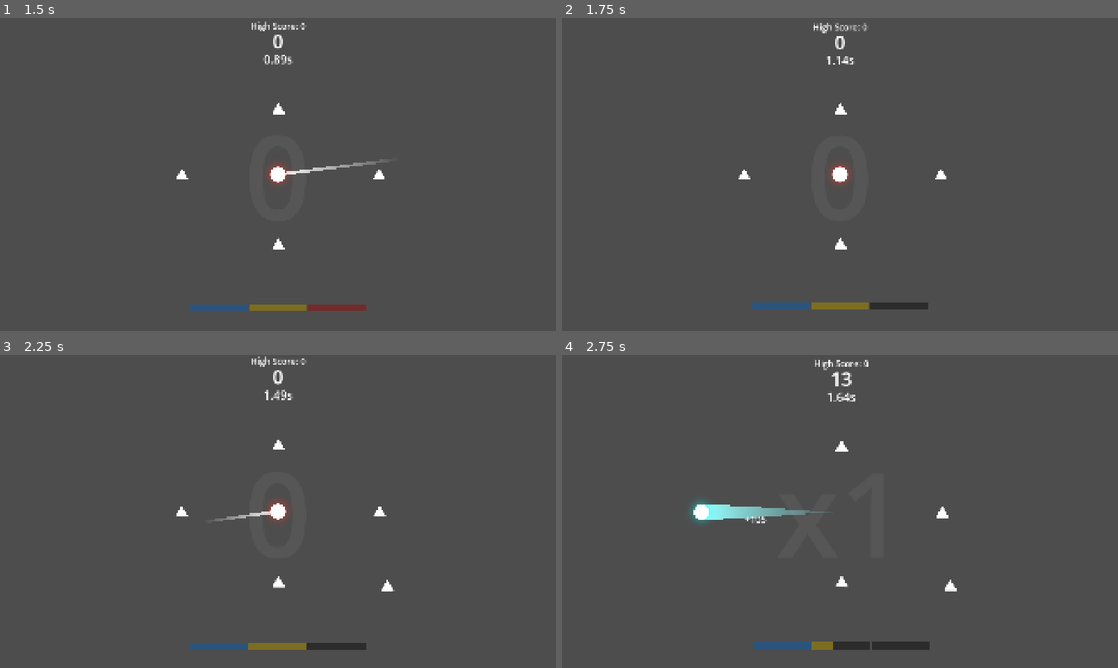
Above: before the commit, frames 1-4 (two rows, left to right).
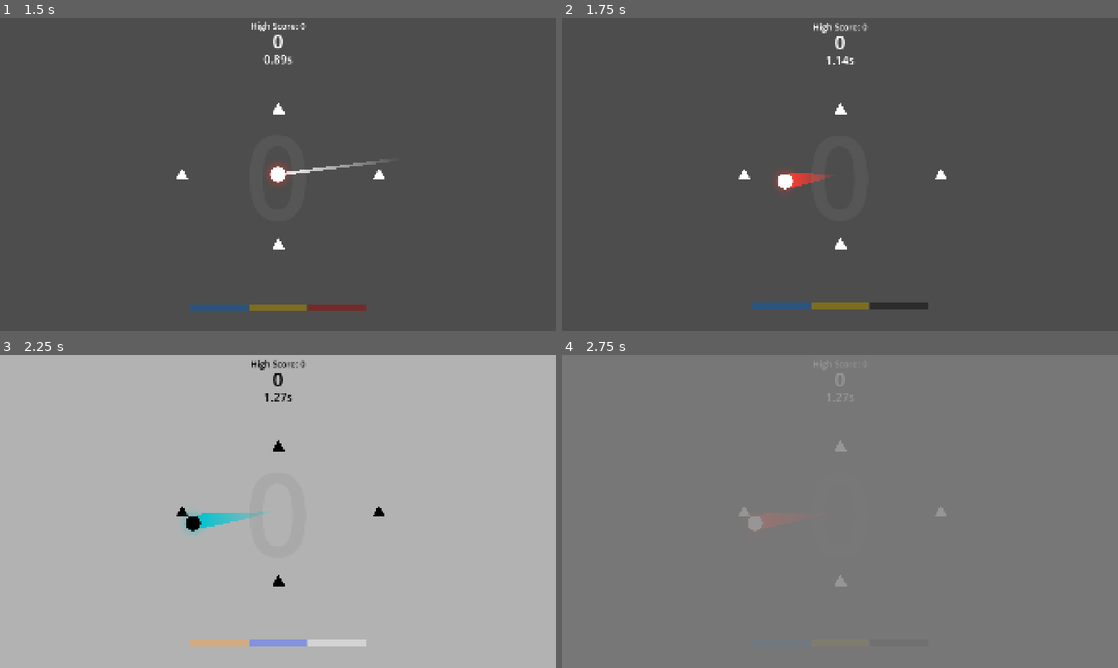
Above: after the commit, the same moments.

Repository: Yumei1010/Ball
Game: Godot game, scene res://scene/main_menu.tscn
Two runs of this game, one before a commit and one after it. Both use one fixed random seed, a clock stepped at 60 frames per second and the inputs below.
Inputs (mouse positions are in pixels of both pictures, inside the frame that each line leads up to):
- Up to frame 1 (1.5 s): click "Play" at 0.5 s; move the mouse to (400, 158) at 1.27 s; hold Right (ui_right) from 1.28 s (still down); click (400, 158) at 1.42 s
- Up to frame 2 (1.75 s): keep holding Right (ui_right)
- Up to frame 3 (2.25 s): release Right (ui_right) at 2 s; drag from (166, 527) to (278, 511) at 2.02 s
- Up to frame 4 (2.75 s): no input

Frame 1 is identical in both runs. In frame 2, 0.6% of the frame differs, in the area x 38-52%, y 46-56%; in frame 3, 100%, in the area x 0-100%, y 0-100%; in frame 4, 100%.

Commit message:
fix: 取消静止检测，改为最低发射速度800+零方向保护
- 移除 velocity<100 的静止检测（允许飞行中随时拖拽重瞄准）
- 发射速度下限 MIN_LAUNCH_SPEED=800，防止短拖拽导致球几乎不动
- 方向为零时回退 Vector2.UP，防止球在鼠标正好在球心时无方向

Co-Authored-By: Claude Opus 4.7 <noreply@anthropic.com>

Diff:
--- a/game/ui/data_stats.tscn
+++ b/game/ui/data_stats.tscn
@@ -1,6 +1,6 @@
 [gd_scene format=3 uid="uid://b627xa5wo81b6"]
 
-[ext_resource type="Script" uid="uid://dvonqy2jkosb7" path="res://game/ui/data_stats.gd" id="1_6smng"]
+[ext_resource type="Script" uid="uid://cd8qm1ahjf1kh" path="res://script/ui/data_stats.gd" id="1_4glnd"]
 
 [node name="DataStats" type="Control" unique_id=1909715407]
 layout_mode = 3
@@ -9,15 +9,17 @@
 anchor_bottom = 1.0
 grow_horizontal = 2
 grow_vertical = 2
-script = ExtResource("1_6smng")
+script = ExtResource("1_4glnd")
+metadata/_edit_lock_ = true
 
 [node name="ColorRect" type="ColorRect" parent="." unique_id=426082297]
-layout_mode = 0
-offset_left = -17.0
-offset_top = -24.0
-offset_right = 1941.0
-offset_bottom = 1098.0
-color = Color(0.07015244, 0.07015244, 0.070152424, 1)
+layout_mode = 1
+anchors_preset = 15
+anchor_right = 1.0
+anchor_bottom = 1.0
+grow_horizontal = 2
+grow_vertical = 2
+color = Color(0.096204735, 0.09620475, 0.096204735, 1)
 
 [node name="HighScoreLabel" type="Label" parent="." unique_id=1201125161]
 unique_name_in_owner = true
--- a/game/ui/game_ui.tscn
+++ b/game/ui/game_ui.tscn
@@ -1,6 +1,6 @@
 [gd_scene format=3 uid="uid://dxb2ihg5s7iiy"]
 
-[ext_resource type="Script" uid="uid://djg3frqlupki3" path="res://script/UI/game_ui.gd" id="1_wevqw"]
+[ext_resource type="Script" uid="uid://cnuptcli3ncrc" path="res://script/ui/game_ui.gd" id="1_wevqw"]
 [ext_resource type="PackedScene" uid="uid://b2w2xgarrueib" path="res://game/ui/energy_bar1.tscn" id="2_igryo"]
 [ext_resource type="PackedScene" uid="uid://b1ocj2ah3u560" path="res://game/ui/energy_bar2.tscn" id="3_x2aio"]
 [ext_resource type="PackedScene" uid="uid://bmhu42hm1acrr" path="res://game/ui/energy_bar3.tscn" id="4_hedtu"]
--- a/game/ui/settings_menu.tscn
+++ b/game/ui/settings_menu.tscn
@@ -1,6 +1,6 @@
 [gd_scene format=3 uid="uid://db3cb5ikpel7g"]
 
-[ext_resource type="Script" uid="uid://bu432narg3d3q" path="res://script/UI/settings_menu.gd" id="1_h1nl5"]
+[ext_resource type="Script" uid="uid://bu432narg3d3q" path="res://script/ui/settings_menu.gd" id="1_h1nl5"]
 
 [node name="SettingsMenu" type="Control" unique_id=828530356]
 process_mode = 3
@@ -12,17 +12,14 @@
 grow_vertical = 2
 script = ExtResource("1_h1nl5")
 
-[node name="BackgroundAnimation" type="AnimatedSprite2D" parent="." unique_id=410848280]
-z_index = -1
-position = Vector2(960, 540)
-
 [node name="ColorRect" type="ColorRect" parent="." unique_id=1855729843]
 show_behind_parent = true
 layout_mode = 1
-offset_left = -1.0
-offset_top = -9.0
-offset_right = 1924.0
-offset_bottom = 1085.0
+anchors_preset = 15
+anchor_right = 1.0
+anchor_bottom = 1.0
+grow_horizontal = 2
+grow_vertical = 2
 color = Color(0.060079634, 0.06415287, 0.12077343, 0.68235296)
 
 [node name="BackButton" type="Button" parent="ColorRect" unique_id=1008223312 groups=["buttons"]]
--- a/script/actors/player/player_ball.gd
+++ b/script/actors/player/player_ball.gd
@@ -15,6 +15,7 @@
 const MAX_ENERGY := 300.0
 const LAUNCH_ENERGY_COST := 100.0
 const CAMERA_SHAKE_STRENGTH := 6.0
+const MIN_LAUNCH_SPEED := 800.0
 
 @export_group("Launch Power", "launch_")
 @export var launch_multiplier: float = 10.0
@@ -77,7 +78,7 @@
 
 	if event is InputEventMouseButton and event.button_index == MOUSE_BUTTON_LEFT:
 		if event.is_pressed():
-			if not is_aiming and linear_velocity.length_squared() < 100.0:
+			if not is_aiming:
 				is_aiming = true
 				Engine.time_scale = slow_mo_scale
 				drag_start_position_screen = event.position
@@ -109,8 +110,10 @@
 
 			var screen_drag_vector: Vector2 = event.position - drag_start_position_screen
 			var launch_magnitude: float = screen_drag_vector.length() * launch_multiplier
+			launch_magnitude = maxf(launch_magnitude, MIN_LAUNCH_SPEED)
 			var mouse_world_pos: Vector2 = get_global_mouse_position()
 			var world_direction: Vector2 = (mouse_world_pos - global_position).normalized()
+			if world_direction == Vector2.ZERO: world_direction = Vector2.UP
 			linear_velocity = -world_direction * launch_magnitude
 
 			var is_fast_enough: bool = linear_velocity.length_squared() > kill_threshold * kill_threshold
--- a/script/main_scene.gd
+++ b/script/main_scene.gd
@@ -3,7 +3,6 @@
 const BATTLE_BGM := preload("res://assets/audio/Music/Neon Ghosts.mp3")
 
 var _death_pause := false
-
 
 func _ready() -> void:
 	var player: RigidBody2D = $PlayerBall
@@ -21,19 +20,15 @@
 	player.wall_bounced.connect(bounce_mgr.on_player_wall_bounced)
 	player.enemy_killed.connect(bounce_mgr.on_player_killed_enemy)
 	player.combo_lost.connect(bounce_mgr.on_player_combo_lost)
-
 	MusicManager.crossfade_to(BATTLE_BGM, 1.5)
-
 
 func _input(_event: InputEvent) -> void:
 	if _death_pause: return
 	if Input.is_action_just_pressed("ui_cancel"):
 		get_tree().paused = not get_tree().paused
 
-
 func _process(_delta: float) -> void:
 	$PauseMenu.visible = get_tree().paused and not _death_pause
 
-
 func _on_player_died() -> void:
 	_death_pause = true
--- a/script/texting/test_velocity.gd
+++ /dev/null
@@ -1,13 +0,0 @@
-# test_velocity.gd
-extends RigidBody2D
-
-func _input(event: InputEvent) -> void:
-	# 如果按下 R 键
-	if Input.is_action_just_pressed("ui_right"): # "ui_right" 默认绑定了 D 键和右箭头
-		print("指令：高速向右！")
-		linear_velocity = Vector2(1500, 0)
-
-	# 如果按下 L 键
-	if Input.is_action_just_pressed("ui_left"): # "ui_left" 默认绑定了 A 键和左箭头
-		print("指令：慢速向左！")
-		linear_velocity = Vector2(-300, 0)
--- a/script/ui/energy_bar.gd
+++ b/script/ui/energy_bar.gd
@@ -8,20 +8,18 @@
 func _ready() -> void:
 	match name:
 		"EnergyBar":
-			_fill_color = Color(0.2, 0.6, 1.0)  # Blue
+			_fill_color = Color(0.2, 0.6, 1.0)
 		"EnergyBar2":
-			_fill_color = Color(1.0, 0.85, 0.1)  # Gold
+			_fill_color = Color(1.0, 0.85, 0.1)
 		_:
-			_fill_color = Color(0.9, 0.2, 0.2)  # Red
+			_fill_color = Color(0.9, 0.2, 0.2)
 
 	texture_under = _make_rect(Color(0.15, 0.15, 0.15, 0.6))
 	texture_over = _make_rect(Color(0.15, 0.15, 0.15, 0.6))
 	texture_progress = _make_rect(_fill_color)
 
-
 func update_progress(new_value: float) -> void:
 	value = new_value
-
 
 func _make_rect(color: Color) -> ImageTexture:
 	var img := Image.create(BAR_W, BAR_H, false, Image.FORMAT_RGBA8)
--- a/script/ui/game_ui.gd
+++ b/script/ui/game_ui.gd
@@ -10,37 +10,29 @@
 
 var _displayed_score: float = 0.0
 
-
 func _ready() -> void:
 	high_score_label.text = "High Score: %d" % DataManager.high_score
 
-
 func _process(_delta: float) -> void:
 	score_label.text = "%d" % int(_displayed_score)
-
 
 func on_score_updated(new_score: int) -> void:
 	var tween := create_tween()
 	tween.tween_method(func(v: float): _displayed_score = v, _displayed_score, float(new_score), 0.3)
 
-
 func update_game_timer(new_time_float: float) -> void:
 	game_timer_label.text = "%.2fs" % new_time_float
 
-
 func update_speed_label(_new_speed: float) -> void: pass
-
 
 func update_energy_display(total_energy: float) -> void:
 	energy_bar_1.value = minf(total_energy, 100.0)
 	energy_bar_2.value = clampf(total_energy - 100.0, 0.0, 100.0)
 	energy_bar_3.value = clampf(total_energy - 200.0, 0.0, 100.0)
 
-
 func on_combo_updated(combo_count: int) -> void:
 	combo_label.text = "x%d" % combo_count
 	combo_label.visible = combo_count > 0
 
-
 func on_combo_lost() -> void:
 	combo_label.visible = false
--- a/script/ui/settings_menu.gd
+++ b/script/ui/settings_menu.gd
@@ -1,7 +1,5 @@
-# settings_menu.gd
 extends Control
 
-# --- 我们依然使用唯一名称来获取节点，因为这最稳健 ---
 @onready var back_button: Button = %BackButton
 @onready var fullscreen_button: Button = %FullscreenButton
 @onready var tutorial_button: Button = %TutorialButton
@@ -10,17 +8,13 @@
 @onready var music_slider: HSlider = %MusicSlider
 @onready var sfx_slider: HSlider = %SFXSlider
 @onready var tutorial_image: TextureRect = %TutorialImage
-@onready var background_animation: AnimatedSprite2D = $BackgroundAnimation
-
 
 func _ready() -> void:
-	# 1. 初始化所有 UI 的状态
 	fullscreen_button.button_pressed = DataManager.settings.fullscreen
 	music_slider.value = DataManager.settings.music_volume
 	sfx_slider.value = DataManager.settings.sfx_volume
 	back_button.pressed.connect(on_back_button_pressed)
 
-	# 2. 连接所有信号
 	tutorial_button.pressed.connect(on_tutorial_button_pressed)
 	tutorial_image.gui_input.connect(on_tutorial_image_clicked)
 	fullscreen_button.pressed.connect(on_fullscreen_button_pressed)
@@ -29,16 +23,11 @@
 	music_slider.value_changed.connect(on_music_volume_changed)
 	sfx_slider.value_changed.connect(on_sfx_volume_changed)
 
-	# --- Add buttons to group ---
 	back_button.add_to_group("buttons")
 	fullscreen_button.add_to_group("buttons")
 	tutorial_button.add_to_group("buttons")
 	english_button.add_to_group("buttons")
 	chinese_button.add_to_group("buttons")
-
-	# --- 【新增】在所有数据都准备好后，开始播放背景动画 ---
-	# background animation frames deleted
-
 
 func on_tutorial_button_pressed() -> void:
 	tutorial_image.show()
@@ -48,58 +37,31 @@
 		tutorial_image.hide()
 
 func on_fullscreen_button_pressed() -> void:
-	# 1. 获取当前模式
 	var current_mode = DisplayServer.window_get_mode()
-
-	# 2. 切换模式
 	if current_mode == DisplayServer.WINDOW_MODE_FULLSCREEN:
 		DisplayServer.window_set_mode(DisplayServer.WINDOW_MODE_WINDOWED)
 		get_window().move_to_center()
 	else:
 		DisplayServer.window_set_mode(DisplayServer.WINDOW_MODE_FULLSCREEN)
-
 	var _new_mode := DisplayServer.window_get_mode()
-
 
 func set_language(lang_code: String):
 	DataManager.settings.language = lang_code
 	DataManager.apply_all_settings()
 	DataManager.save_data()
-	# 切换语言后，可能需要重启游戏或重新加载场景才能让所有文本生效
 	get_tree().reload_current_scene()
 
-
-# --- 【补全】当“音乐音量”滑块的值改变时，这个函数会被调用 ---
 func on_music_volume_changed(value: float) -> void:
-	# 1. 将新的滑块值 (0-100)，更新到 DataManager 的设置中
 	DataManager.settings.music_volume = value
-
-	# 2. 立刻应用这个新的设置
-	#    (我们在这里只应用音量，而不是 apply_all_settings()，效率更高)
 	var music_bus_idx = AudioServer.get_bus_index("Music")
 	AudioServer.set_bus_volume_db(music_bus_idx, linear_to_db(value / 100.0))
-
-	# 3. （可选）当拖动结束时，再保存数据
-	#    为了简单，我们可以在 value_changed 时就保存
 	DataManager.save_data()
 
-
-# --- 【补全】当“音效音量”滑块的值改变时，这个函数会被调用 ---
 func on_sfx_volume_changed(value: float) -> void:
-	# 1. 更新 DataManager
 	DataManager.settings.sfx_volume = value
-
-	# 2. 立刻应用
 	var sfx_bus_idx = AudioServer.get_bus_index("SFX")
 	AudioServer.set_bus_volume_db(sfx_bus_idx, linear_to_db(value / 100.0))
-
-	# 3. 保存
 	DataManager.save_data()
-
-	# 4. 【可选】为了能立刻听到效果，可以在这里播放一个测试音效
-	#    您需要在 SettingsMenu 场景里，也放一个 AudioStreamPlayer
-	#    if not test_sfx_player.playing:
-	#        test_sfx_player.play()
 
 func on_back_button_pressed() -> void:
 	hide()
Not shown, removed: game/ui/data_stats.gd.uid
Not shown, removed: script/texting/test_velocity.gd.uid
Renamed: game/ui/data_stats.gd -> script/ui/data_stats.gd
Not shown, added: script/ui/data_stats.gd.uid
